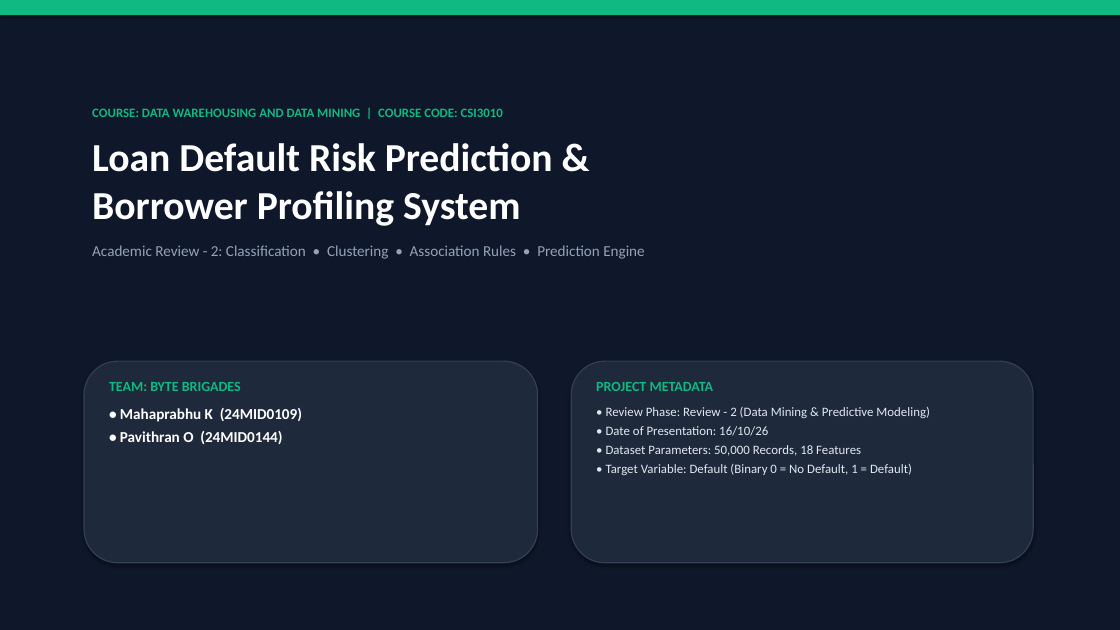
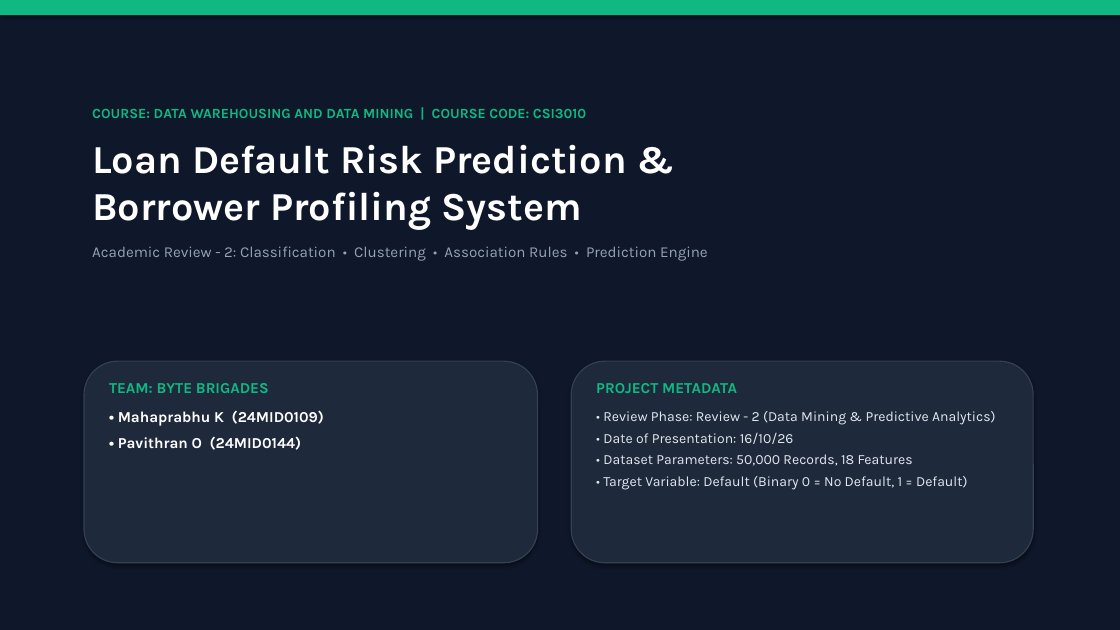
Before and after one commit to MahaprabhuK/Byte_Brigades_Loan_Default, a slide deck: slide 1 of Review2_ByteBrigades_LoanDefault.pptx. Drawn at 1120x630 pixels with LibreOffice and Linux fonts; fonts in the diff are those of the drawing. Boxes give left, top, right and bottom in pixels: in the first picture for what was removed or moved away, otherwise in the second. Text is boxed around its words. In the diff, an @@ line names an element or a change of style, - is before the commit and + after.

Commit message:
style(presentation): format with Segoe UI professional font, strict 12pt body text, and brief single-line points

```diff
--- a/Review2_ByteBrigades_LoanDefault.pptx
+++ b/Review2_ByteBrigades_LoanDefault.pptx
@@ text "COURSE: DATA WAREHOUSING AND DATA ..." at box(92, 109, 708, 261): size 11 to 12 pt in "COURSE: DATA WAREHOUSING AND DATA MINING | ..."; font Calibri to Karla @@
@@ text "TEAM: BYTE BRIGADES" at box(109, 383, 324, 450): size 12 to 13 pt in "TEAM: BYTE BRIGADES"; font Calibri to Karla; more space between paragraphs @@
@@ text at box(596, 383, 967, 490): size 12 to 13 pt in "PROJECT METADATA"; font Calibri to Karla in "PROJECT METADATA", "• Date of Presentation: 16/10/26", "• Dataset Parameters: 50,000 Records, 18 Features", "• Target Variable: Default (Binary 0 = ..."; size 11 to 12 pt in "• Date of Presentation: 16/10/26", "• Dataset Parameters: 50,000 Records, 18 Features", "• Target Variable: Default (Binary 0 = ..."; more space between paragraphs @@
@@ text at box(603, 411, 996, 425): text changed; size 11 to 12 pt; font Calibri to Karla @@
-• Review Phase: Review - 2 (Data Mining & Predictive Modeling)
+• Review Phase: Review - 2 (Data Mining & Predictive Analytics)
```
Also in this commit, not shown: 13 other slides changed, 1 other file.
